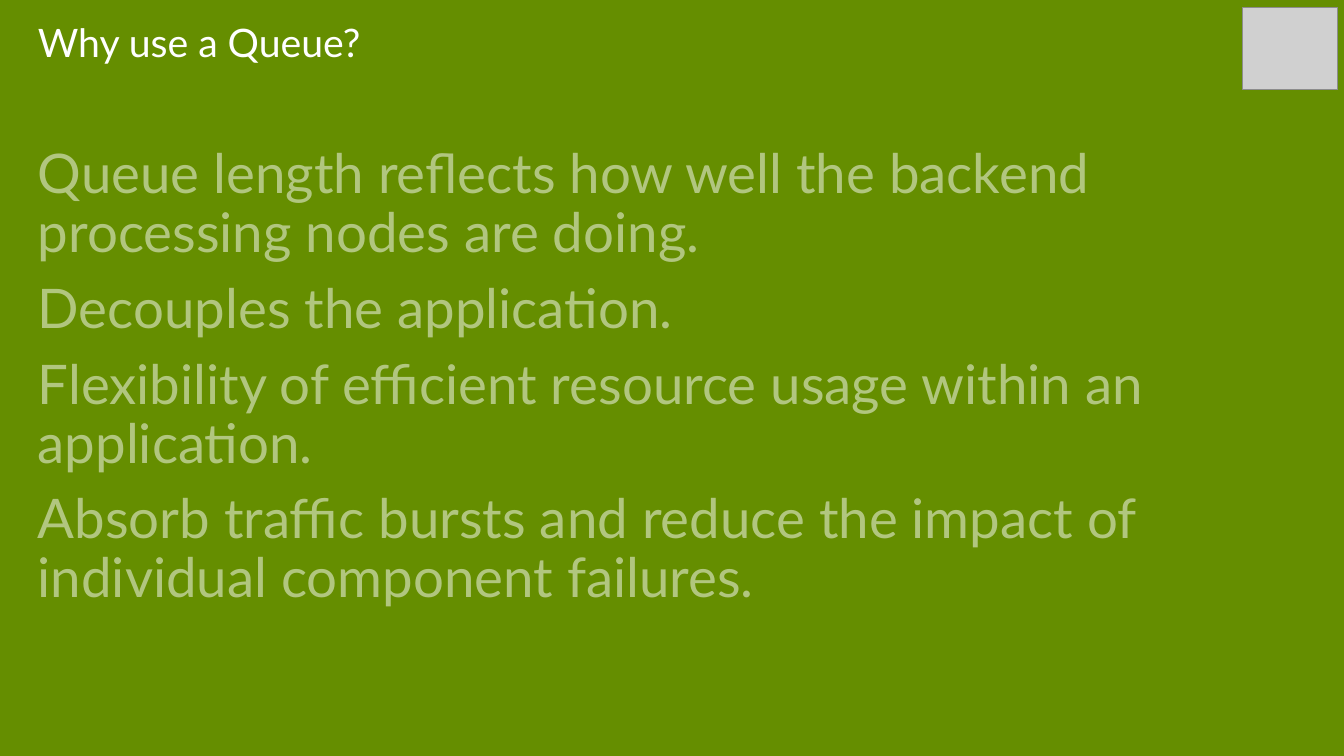
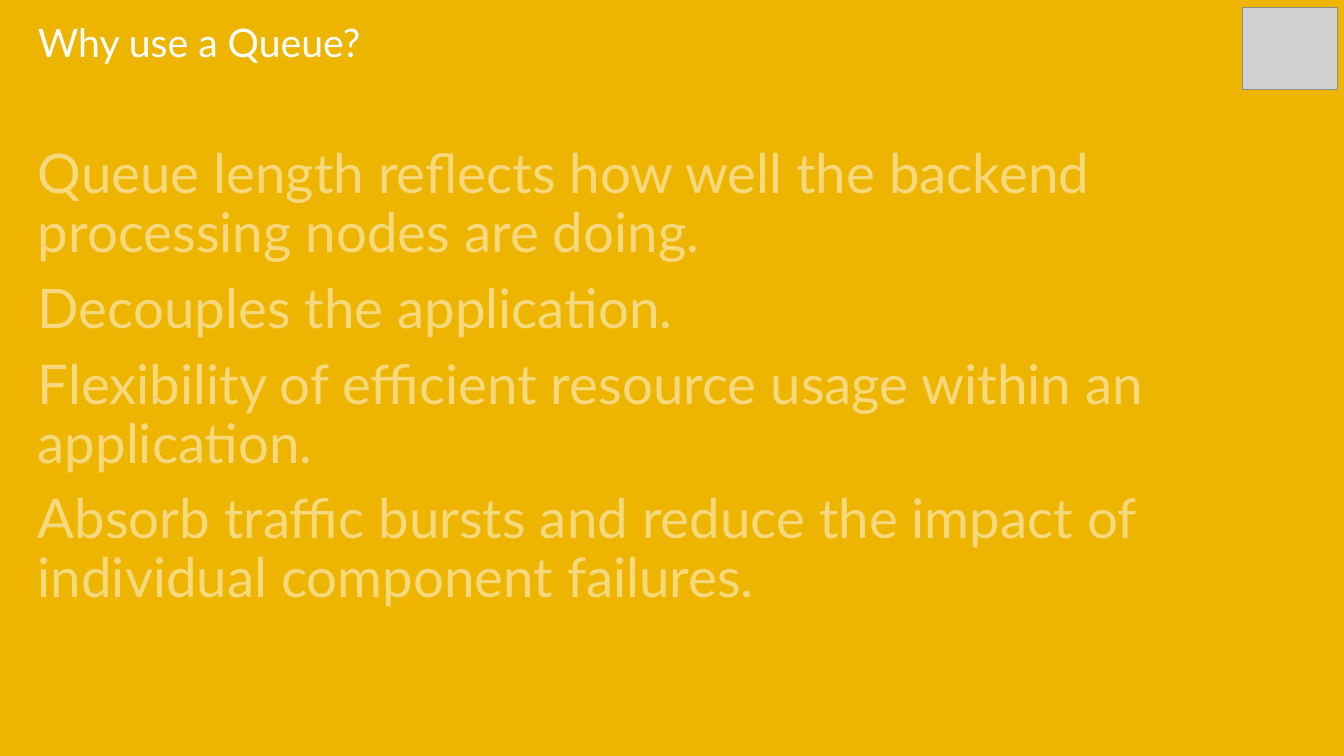
Before and after one commit to sack212/BasicAzureCamp, a slide deck: slide 47 of Data-Storage/Data-Storage.pptx. Drawn at 1344x756 pixels with LibreOffice and Linux fonts; fonts in the diff are those of the drawing; grey boxes stand for pictures. Boxes give left, top, right and bottom in pixels: in the first picture for what was removed or moved away, otherwise in the second. Text is boxed around its words. In the diff, an @@ line names an element or a change of style, - is before the commit and + after.

Commit message:
Updated the Data-Storage deck to be consistent in color and shapes.

```diff
--- a/Data-Storage/Data-Storage.pptx
+++ b/Data-Storage/Data-Storage.pptx
@@ background #658E00 to #1D4380 @@
@@ rectangle added at (x1=0, y1=0, x2=1344, y2=756), fill #EEB500 @@
@@ fill #658E00 at 50% opacity to #EEB500 at 50% opacity in 4 elements at (x1=0, y1=108, x2=1344, y2=271), (x1=0, y1=355, x2=1344, y2=483), (x1=0, y1=285, x2=1344, y2=342), (x1=0, y1=484, x2=1344, y2=613) @@
```
Also in this commit, not shown: 47 other slides changed.
